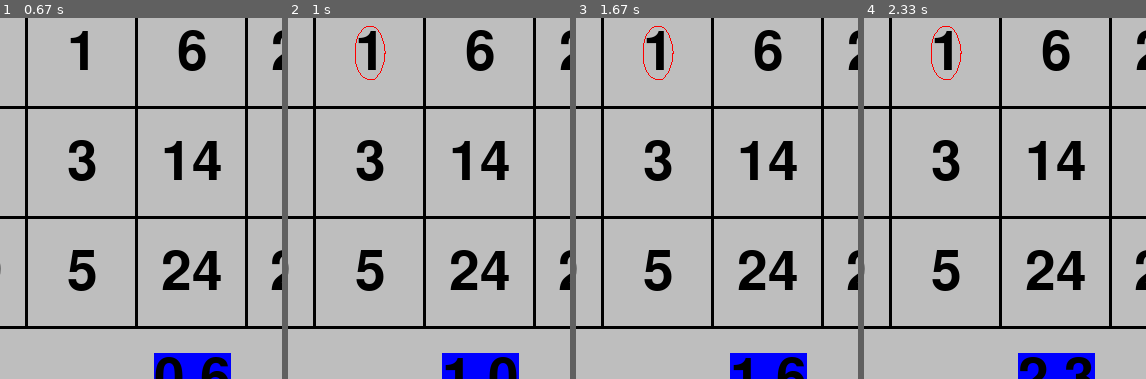
Above: before the commit, frames 1-4 (left to right).
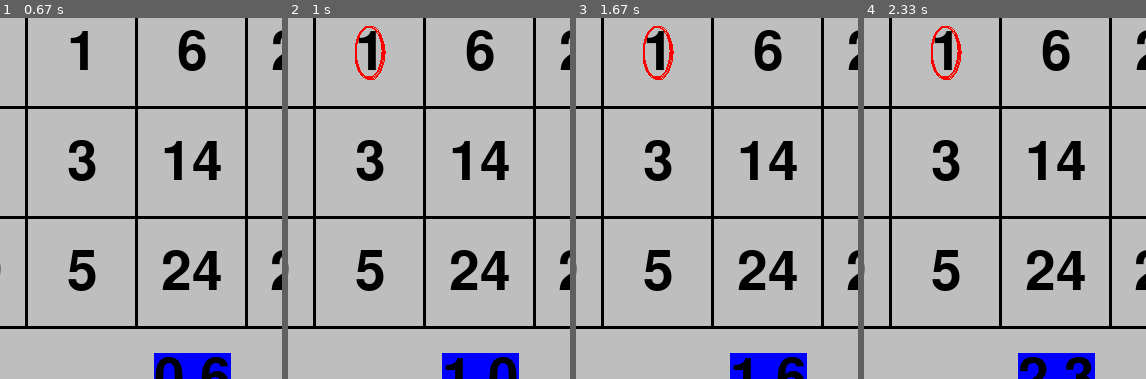
Above: after the commit, the same moments.

Repository: ytqlq/study_pygame
Game: pygame game, started from schulte_square.py
The game is run twice, just before and just after one commit, with the same random seed, the same clock (stepped at 60 frames per second) and the same inputs.
Inputs (mouse positions are % of the whole screen's width and height, from its top left):
- Up to frame 1 (0.67 s): click (50, 50) at 0.38 s
- Up to frame 2 (1 s): click (25, 51) at 0.72 s
- Up to frame 3 (1.67 s): no input
- Up to frame 4 (2.33 s): no input
The pictures show only the part of the screen within x 16-66%, y 45-95%; the shares and areas given below are measured in that part.

Frame 1 is identical in both runs. In frame 2, 0.2% of the frame differs, in the area x 24-35%, y 2-17%; in frame 3, 0.2%; in frame 4, 0.2%.

Commit message:
圈示线加粗

Diff:
--- a/schulte_square.py
+++ b/schulte_square.py
@@ -43,7 +43,7 @@
         if self.clicked:
             # print('111111')
             # self.makeflag()
-            pygame.draw.arc(dessurface, "red", self.rect, 0, 6.28)
+            pygame.draw.arc(dessurface, "red", self.rect, 0, 6.28,width=2)
             self.clicked = False
             return True
         return False
